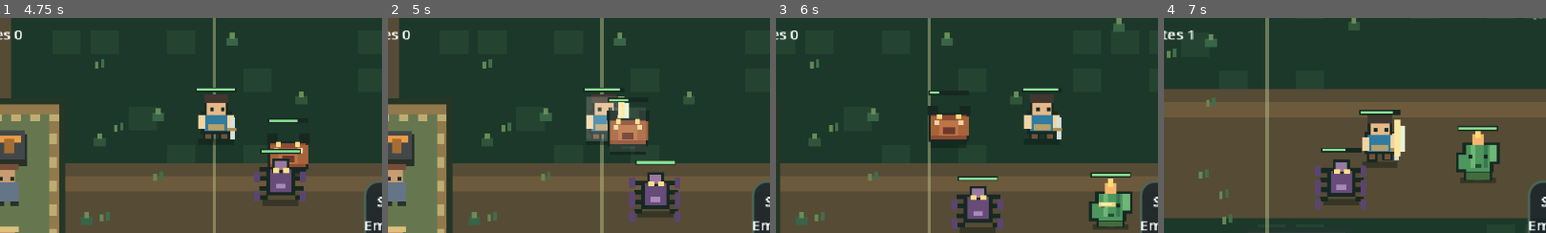
Above: before the commit, frames 1-4 (left to right).
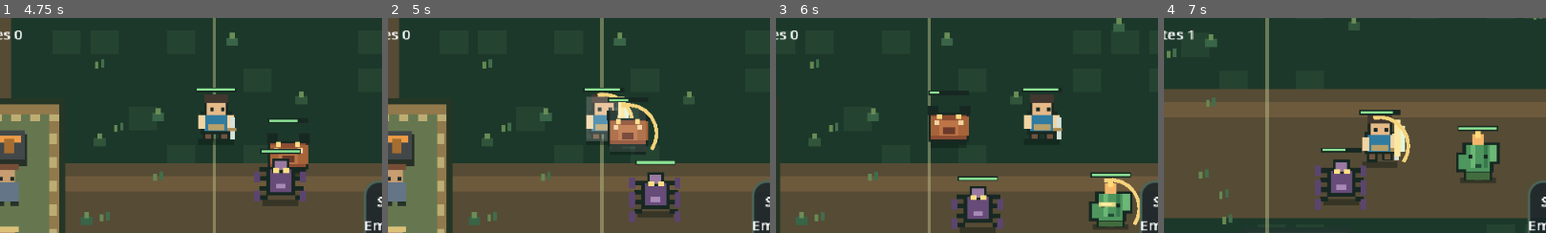
Above: after the commit, the same moments.

Repository: thiagohugo12-dotcom/arveon
Game: Godot game, scene res://scenes/main.tscn
Same seed, same stepped clock (60 frames per second), same inputs: the game is played once before the commit and once after it.
Inputs (mouse positions are % of the whole screen's width and height, from its top left):
- Up to frame 1 (4.75 s): click "Mochila" at 0.5 s; click "Fechar" at 1.25 s; tap Enter at 2 s; drag from (12, 79) to (60, 28) at 2.02 s; drag from (74, 71) to (45, 70) at 2.77 s; tap Space at 3.5 s; move the mouse to (84, 71) at 3.52 s; hold D (move_right) 3.53-4.25 s; tap Shift (dash) at 3.6 s; click (84, 71) at 3.67 s; drag from (94, 71) to (20, 35) at 4.27 s
- Up to frame 2 (5 s): no input
- Up to frame 3 (6 s): drag from (74, 89) to (55, 50) at 5.02 s; drag from (94, 89) to (35, 25) at 5.77 s
- Up to frame 4 (7 s): move the mouse to (55, 50) at 6.52 s; hold S (move_down) from 6.53 s (still down); tap Shift (dash) at 6.6 s; click (55, 50) at 6.67 s
The pictures show only the part of the screen within x 22-72%, y 26-76%; the shares and areas given below are measured in that part.

Frame 1 is identical in both runs. In frame 2, 0.5% of the frame differs, in the area x 54-71%, y 34-62%; in frame 3, 0.3%; in frame 4, 0.3%.

Commit message:
feat: lightweight floating damage numbers and attack arc

Diff:
--- a/scripts/presentation/actor_view.gd
+++ b/scripts/presentation/actor_view.gd
@@ -7,6 +7,8 @@
 var hp_ratio: float = 1.0
 var flash_left: float = 0.0
 var attack_left: float = 0.0
+var damage_left: float = 0.0
+var damage_amount: int = 0
 var warning: bool = false
 var walking: bool = false
 var anim_time: float = 0.0
@@ -34,6 +36,13 @@
 	flash_left = 0.14
 	queue_redraw()
 
+func show_damage(amount: int) -> void:
+	if amount <= 0:
+		return
+	damage_amount = amount
+	damage_left = 0.7
+	flash()
+
 func play_attack() -> void:
 	attack_left = 0.16
 	queue_redraw()
@@ -49,6 +58,9 @@
 		queue_redraw()
 	if attack_left > 0.0:
 		attack_left = maxf(0.0, attack_left - delta)
+		queue_redraw()
+	if damage_left > 0.0:
+		damage_left = maxf(0.0, damage_left - delta)
 		queue_redraw()
 	anim_time += delta
 	if anim_time >= (0.14 if walking else 0.55):
@@ -76,6 +88,12 @@
 		px(-2, -47, 4, 7, Color("#ffe39a"))
 	if flash_left > 0.0:
 		px(-15, -22, 30, 37, Color(1.0, 1.0, 1.0, flash_left * 2.5))
+	if attack_left > 0.0:
+		var attack_color := Color("#f7d47c")
+		draw_arc(Vector2.ZERO, 24.0, -1.8, 0.6, 9, attack_color, 3.0)
+	if damage_left > 0.0:
+		var float_y := -42.0 - (0.7 - damage_left) * 24.0
+		draw_string(ThemeDB.fallback_font, Vector2(-9, float_y), "-%d" % damage_amount, HORIZONTAL_ALIGNMENT_LEFT, -1, 15, Color("#ffcc7a", damage_left / 0.7))
 	px(-17, -30, 34, 4, LINE)
 	px(-16, -29, 32.0 * hp_ratio, 2, Color("#8ce395"))
 
